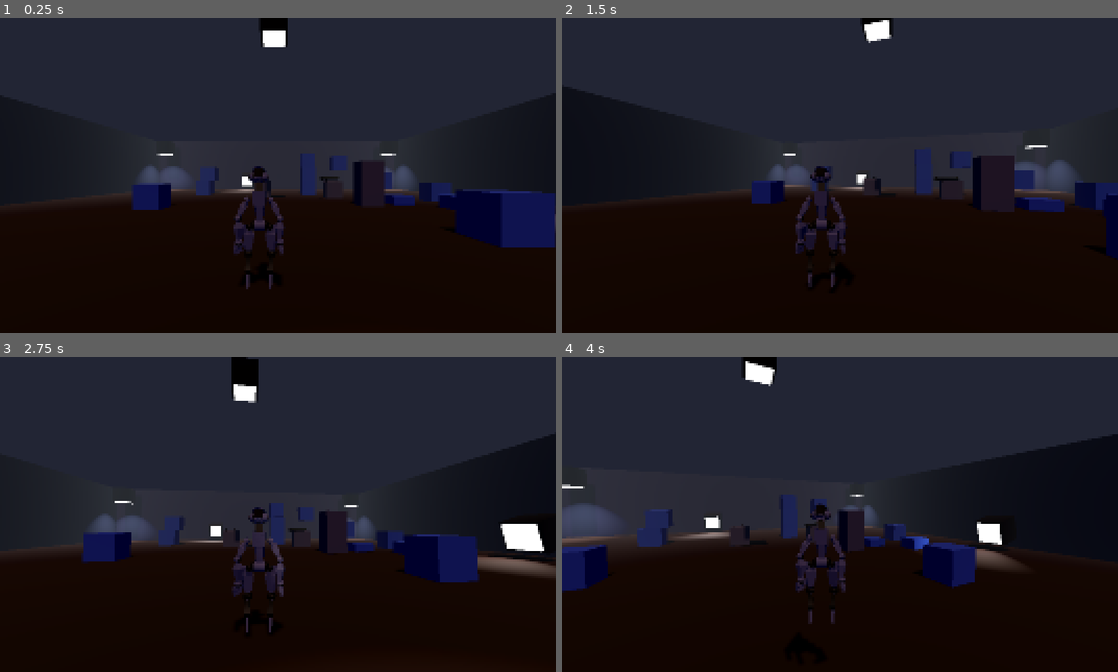
Above: before the commit, frames 1-4 (two rows, left to right).
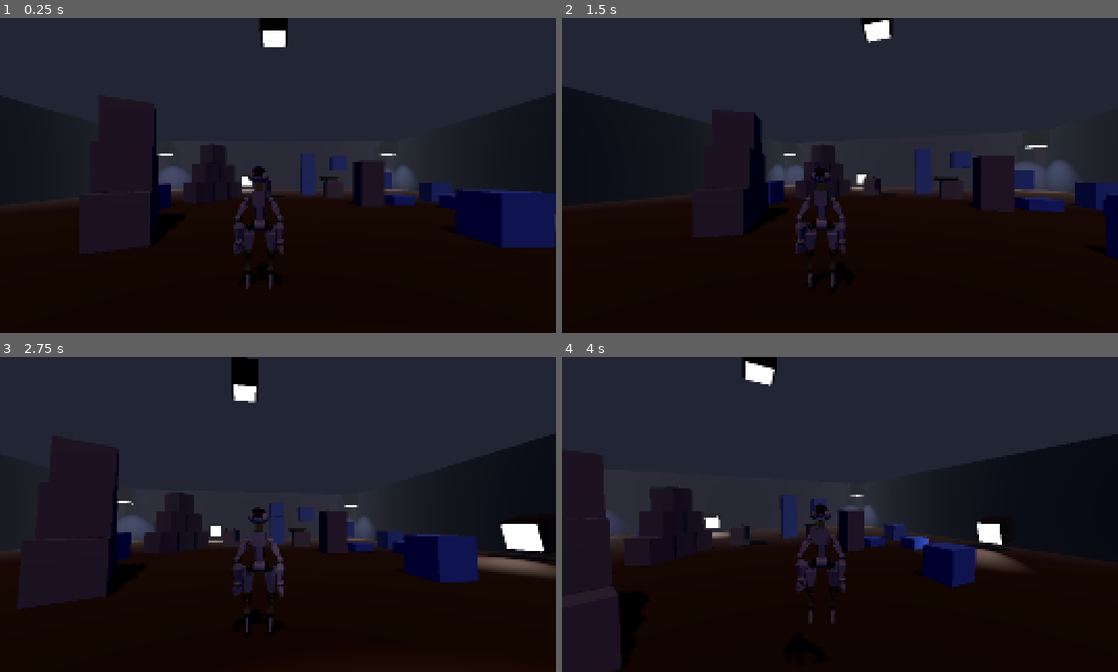
Above: after the commit, the same moments.

Repository: JasonCase/mech_test
Game: Godot game, scene res://level_1.tscn
Two runs of this game, one before a commit and one after it. Both use one fixed random seed, a clock stepped at 60 frames per second and the inputs below.
Inputs (mouse positions are in pixels of both pictures, inside the frame that each line leads up to):
- Up to frame 1 (0.25 s): no input
- Up to frame 2 (1.5 s): tap Enter (ui_accept) at 0.5, 0.77 s; move the mouse to (867, 175) at 0.52 s; tap A (A) at 0.6 s; tap D (D) at 0.8, 1.35 s; move the mouse to (812, 175) at 1.27 s
- Up to frame 3 (2.75 s): tap Enter (ui_accept) at 1.52 s; tap S (S) at 1.55, 2.1 s; move the mouse to (289, 508) at 2.02 s; tap W (W) at 2.3 s
- Up to frame 4 (4 s): tap Enter (ui_accept) at 2.75, 3.02, 3.77 s; move the mouse to (834, 520) at 2.77 s; tap W (W) at 2.85 s; tap A (A) at 3.05, 3.6 s; move the mouse to (878, 517) at 3.52 s; tap D (D) at 3.8 s

The runs differ from the first frame. In frame 1, 3.6% of the frame differs, in the area x 14-44%, y 29-75%; in frame 2, 2.4%; in frame 3, 4.5%; in frame 4, 7.1%, in the area x 0-27%, y 35-100%.

Commit message:
fixes explosion logic

Diff:
--- /dev/null
+++ b/debug_marker.gd
@@ -0,0 +1,10 @@
+extends MeshInstance3D
+
+@export var lifetime: float = 2.
+
+
+func _ready() -> void:
+	$Timer.wait_time = lifetime
+
+func _on_timer_timeout() -> void:
+	queue_free()
--- a/debug_marker.tscn
+++ b/debug_marker.tscn
@@ -1,11 +1,22 @@
-[gd_scene load_steps=3 format=3 uid="uid://kio4bfgqyeiu"]
+[gd_scene load_steps=4 format=3 uid="uid://kio4bfgqyeiu"]
+
+[ext_resource type="Script" uid="uid://g67etuqsvxl6" path="res://debug_marker.gd" id="1_582yx"]
 
 [sub_resource type="StandardMaterial3D" id="StandardMaterial3D_s6u11"]
 albedo_color = Color(1, 0, 1, 1)
+disable_receive_shadows = true
 
 [sub_resource type="BoxMesh" id="BoxMesh_s6u11"]
 material = SubResource("StandardMaterial3D_s6u11")
 
 [node name="DebugMarker" type="MeshInstance3D"]
 transform = Transform3D(0.1, 0, 0, 0, 0.1, 0, 0, 0, 0.1, 0, 0, 0)
+cast_shadow = 0
+gi_mode = 0
 mesh = SubResource("BoxMesh_s6u11")
+script = ExtResource("1_582yx")
+
+[node name="Timer" type="Timer" parent="."]
+autostart = true
+
+[connection signal="timeout" from="Timer" to="." method="_on_timer_timeout"]
--- a/explosion.gd
+++ b/explosion.gd
@@ -1,4 +1,4 @@
-extends Node3D
+class_name Explosion extends Node3D
 
 @export var debug_scene = preload("res://debug_marker.tscn")
 @export var explosion_radius: float = 10
@@ -27,7 +27,7 @@
 	var space: PhysicsDirectSpaceState3D = get_world_3d().direct_space_state
 	for coord in coordinates:
 		coord *= explosion_radius
-		var query = PhysicsRayQueryParameters3D.create(global_position,coord)
+		var query = PhysicsRayQueryParameters3D.create(global_position,global_position + coord)
 		query.hit_back_faces = false
 		var collision = space.intersect_ray(query)
 
@@ -56,7 +56,6 @@
 		debug_hit.global_position = collision.position
 		debug_hit.reparent(get_parent().get_parent())
 
-
 func generate_impulse(collisions: Array) -> void:
 	for collision in collisions:
 		var collider: Object = collision.collider
@@ -68,7 +67,7 @@
 			collider.apply_impulse(direction * force / distance, pos)
 
 
-func _ready() -> void:
+func generate_explosion() -> void:
 	var coords: Array = generate_coordinates(ray_count)
 	var collisions: Array = process_rays(coords)
 	generate_impulse(collisions)
--- a/launcher.gd
+++ b/launcher.gd
@@ -2,7 +2,7 @@
 
 @onready var laser: RayCast3D = $Laser
 @onready var laser_designator: Marker3D = $Laser/LaserDesignator
-@export var laser_range: float = 100
+@export var laser_range: float = 500
 
 
 
--- a/level_1.tscn
+++ b/level_1.tscn
@@ -98,6 +98,42 @@
 [node name="rigid_box" parent="Rigid_Boxes" instance=ExtResource("6_5hph3")]
 transform = Transform3D(1, 0, 0, 0, 1, 0, 0, 0, 1, 0.845788, 0.55, 4.22671)
 
+[node name="rigid_box5" parent="Rigid_Boxes" instance=ExtResource("6_5hph3")]
+transform = Transform3D(0.485008, 0, 0.87451, 0, 1, 0, -0.87451, 0, 0.485008, 3.96573, 0.55, 1.34751)
+
+[node name="rigid_box6" parent="Rigid_Boxes" instance=ExtResource("6_5hph3")]
+transform = Transform3D(0.485008, 0, 0.87451, 0, 1, 0, -0.87451, 0, 0.485008, 3.41965, 0.55, 2.33215)
+
+[node name="rigid_box7" parent="Rigid_Boxes" instance=ExtResource("6_5hph3")]
+transform = Transform3D(0.485008, 0, 0.87451, 0, 1, 0, -0.87451, 0, 0.485008, 2.82122, 0.55, 3.41116)
+
+[node name="rigid_box8" parent="Rigid_Boxes" instance=ExtResource("6_5hph3")]
+transform = Transform3D(0.485008, 0, 0.87451, 0, 1, 0, -0.87451, 0, 0.485008, 3.14143, 1.74577, 2.83379)
+
+[node name="rigid_box9" parent="Rigid_Boxes" instance=ExtResource("6_5hph3")]
+transform = Transform3D(0.485008, 0, 0.87451, 0, 1, 0, -0.87451, 0, 0.485008, 3.70385, 1.74577, 1.8197)
+
+[node name="rigid_box10" parent="Rigid_Boxes" instance=ExtResource("6_5hph3")]
+transform = Transform3D(0.485008, 0, 0.87451, 0, 1, 0, -0.87451, 0, 0.485008, 3.46397, 2.85744, 2.25223)
+
+[node name="rigid_box11" parent="Rigid_Boxes" instance=ExtResource("6_5hph3")]
+transform = Transform3D(-0.464564, 0, 0.88554, 0, 1, 0, -0.88554, 0, -0.464564, 2.89592, 0.55, -5.17514)
+
+[node name="rigid_box12" parent="Rigid_Boxes" instance=ExtResource("6_5hph3")]
+transform = Transform3D(-0.464564, 0, 0.88554, 0, 1, 0, -0.88554, 0, -0.464564, 3.41898, 0.55, -4.17809)
+
+[node name="rigid_box13" parent="Rigid_Boxes" instance=ExtResource("6_5hph3")]
+transform = Transform3D(-0.464564, 0, 0.88554, 0, 1, 0, -0.88554, 0, -0.464564, 3.99218, 0.55, -3.08547)
+
+[node name="rigid_box14" parent="Rigid_Boxes" instance=ExtResource("6_5hph3")]
+transform = Transform3D(-0.464564, 0, 0.88554, 0, 1, 0, -0.88554, 0, -0.464564, 3.68547, 1.74577, -3.67012)
+
+[node name="rigid_box15" parent="Rigid_Boxes" instance=ExtResource("6_5hph3")]
+transform = Transform3D(-0.464564, 0, 0.88554, 0, 1, 0, -0.88554, 0, -0.464564, 3.14676, 1.74577, -4.69699)
+
+[node name="rigid_box16" parent="Rigid_Boxes" instance=ExtResource("6_5hph3")]
+transform = Transform3D(-0.464564, 0, 0.88554, 0, 1, 0, -0.88554, 0, -0.464564, 3.37653, 2.85744, -4.25901)
+
 [node name="rigid_box2" parent="Rigid_Boxes" instance=ExtResource("6_5hph3")]
 transform = Transform3D(1, 0, 0, 0, 1, 0, 0, 0, 1, -3.56386, 0.55, 3.58977)
 
@@ -163,5 +199,6 @@
 [node name="Launcher" parent="Guns" instance=ExtResource("11_1pe0h")]
 transform = Transform3D(0.669131, 0, -0.743145, 0, 1, 0, 0.743145, 0, 0.669131, -6.43376, -0.15127, -7.13367)
 mass = 1.0
+laser_range = 4000.0
 
 [connection signal="fired" from="Player" to="." method="_on_player_fired"]
--- a/rocket.gd
+++ b/rocket.gd
@@ -1,15 +1,14 @@
 extends Projectile
 
-@onready var collision_box: Area3D = $Area3D
 @export var explosion_scene: PackedScene = preload("res://explosion.tscn")
 
 var target: Marker3D
-var turn_speed: float = 10
+@export var turn_speed: float = 1
 var rot: Vector3 = Vector3()
 
 
 func calculate_ray_target(delta: float) -> void:
-	var ray_length: float = spd * delta
+	var ray_length: float = spd * delta * 2
 	if target:
 		var target_direction: Vector3 = (target.global_position - global_position).normalized()
 		var current_direction: Vector3 = -transform.basis.z.normalized()
@@ -21,9 +20,12 @@
 
 func on_hit(hit_object,col_p,col_n) -> void:
 	super.on_hit(hit_object,col_p,col_n)
-	var explosion: Node3D = explosion_scene.instantiate()
+	var explosion: Explosion = explosion_scene.instantiate()
 	add_child(explosion)
-	explosion.global_position = global_position
+	explosion.global_position = $Warhead.global_position
+	#explosion.call_deferred("generate_explosion")
+
+	explosion.generate_explosion()
 
 func set_fired_from(from: Node3D):
 	super.set_fired_from(from)
@@ -33,5 +35,5 @@
 		target = null
 
 func _process(delta: float) -> void:
-
+	#$Camera3D.current = true
 	update_projectile(delta)
--- a/rocket.tscn
+++ b/rocket.tscn
@@ -8,11 +8,10 @@
 
 [sub_resource type="CapsuleMesh" id="CapsuleMesh_r2l15"]
 
-[sub_resource type="CapsuleShape3D" id="CapsuleShape3D_5gt1y"]
-
 [node name="Rocket" instance=ExtResource("1_fj03e")]
 script = ExtResource("2_5gt1y")
 explosion_scene = ExtResource("3_r2l15")
+turn_speed = 5.0
 spd = 50
 spawns_decal = false
 force = 1000.0
@@ -29,10 +28,8 @@
 transform = Transform3D(0.3, 0, 0, 0, -1.31134e-08, 0.3, 0, -0.3, -1.31134e-08, 0, 0, -0.2)
 mesh = SubResource("CapsuleMesh_r2l15")
 
-[node name="Area3D" type="Area3D" parent="." index="4"]
-collision_layer = 8
-collision_mask = 6
+[node name="Warhead" type="Marker3D" parent="." index="4"]
+transform = Transform3D(1, 0, 0, 0, 1, 0, 0, 0, 1, 0, 0, 1.39311)
 
-[node name="CollisionShape3D" type="CollisionShape3D" parent="Area3D" index="0"]
-transform = Transform3D(0.455, 0, 0, 0, -1.98887e-08, -0.455, 0, 0.455, -1.98887e-08, 0, 0, -0.1)
-shape = SubResource("CapsuleShape3D_5gt1y")
+[node name="Camera3D" type="Camera3D" parent="." index="5"]
+transform = Transform3D(1, 0, 0, 0, 1, 0, 0, 0, 1, 0, 0, 0.125343)
Not shown, added: debug_marker.gd.uid
Not shown: 1 places in rocket.tscn that only renumber resources
